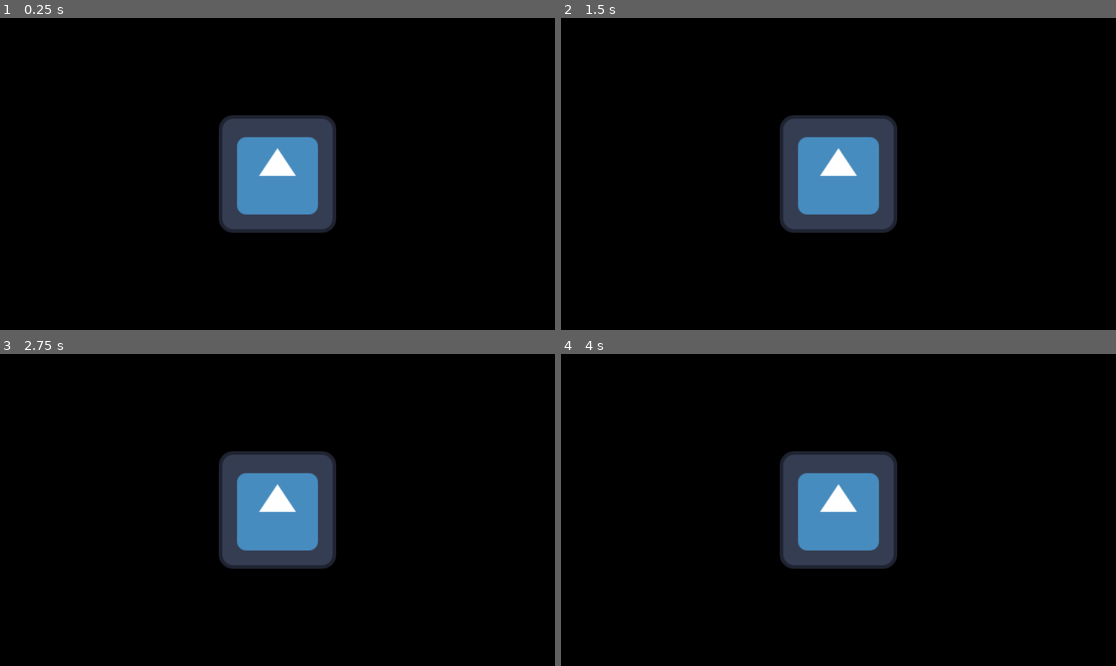
Above: before the commit, frames 1-4 (two rows, left to right).
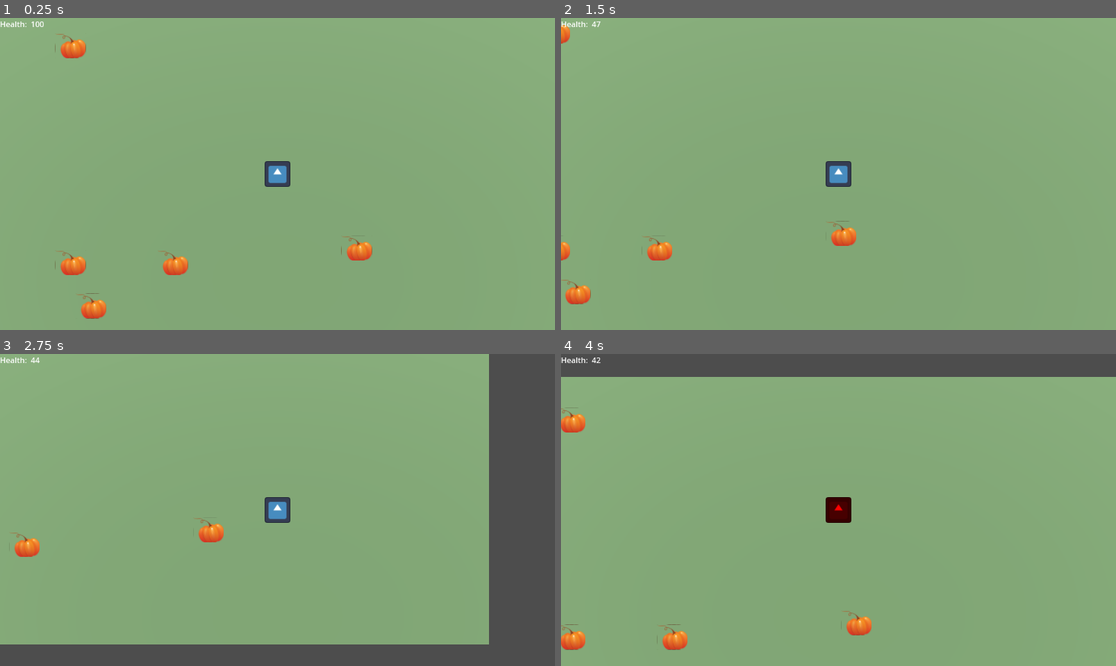
Above: after the commit, the same moments.

Repository: wattsUpJaz/Halloween2022
Game: Godot game, scene res://world.tscn
Two runs of this game, one before a commit and one after it. Both use one fixed random seed, a clock stepped at 60 frames per second and the inputs below. The engine's default icon, where the game draws it, is replaced by a stand-in: a white triangle on a blue panel in a dark square.
Inputs:
- Up to frame 1 (0.25 s): no input
- Up to frame 2 (1.5 s): tap Enter (ui_accept) at 0.5, 0.6, 0.77, 1.07, 1.35 s; hold Right (ui_right) 0.53-1.28 s; hold Down (ui_down) from 1.28 s (still down)
- Up to frame 3 (2.75 s): tap Enter (ui_accept) at 1.52, 1.82, 2.1 s; release Down (ui_down) at 2.03 s; hold Right (ui_right) from 2.03 s (still down)
- Up to frame 4 (4 s): release Right (ui_right) at 2.78 s; hold Up (ui_up) 2.78-3.53 s; tap Enter (ui_accept) at 2.85, 3.02, 3.32, 3.6, 3.77 s; hold Left (ui_left) from 3.53 s (still down)

The runs differ from the first frame. In frame 1, 100% of the frame differs, in the area x 0-100%, y 0-100%; in frame 2, 100%; in frame 3, 100%; in frame 4, 100%.

Commit message:
speed variance on low health mech

Diff:
--- /dev/null
+++ b/craft-resource.gd
@@ -0,0 +1,17 @@
+extends Area3D
+
+
+# Called when the node enters the scene tree for the first time.
+func _ready():
+	pass # Replace with function body.
+
+
+# Called every frame. 'delta' is the elapsed time since the previous frame.
+func _process(delta):
+	pass
+
+func _on_craft_resource_body_entered(body: Node3D):
+	var player = body as Player
+	if player:
+		player.add_pumpkin()
+		queue_free()
--- /dev/null
+++ b/craft-resource.tscn
@@ -0,0 +1,20 @@
+[gd_scene load_steps=4 format=3 uid="uid://balys50m7m6th"]
+
+[ext_resource type="Script" path="res://craft-resource.gd" id="1_7exjs"]
+[ext_resource type="Texture2D" uid="uid://ca60i1p6x4pa3" path="res://assets/pumpkin.png" id="2_l56f1"]
+
+[sub_resource type="BoxShape3D" id="BoxShape3D_3h1m0"]
+size = Vector3(1.204, 1, 0.929989)
+
+[node name="Craft Resource" type="Area3D"]
+transform = Transform3D(1, 0, 0, 0, 1, 0, 0, 0, 1, 0, 0.457135, 0)
+script = ExtResource("1_7exjs")
+
+[node name="CollisionShape3d" type="CollisionShape3D" parent="."]
+shape = SubResource("BoxShape3D_3h1m0")
+
+[node name="Sprite3d" type="Sprite3D" parent="."]
+transform = Transform3D(1, 0, 0, 0, 0.707107, 0.707107, 0, -0.707107, 0.707107, -0.125612, 0.00348943, 0)
+texture = ExtResource("2_l56f1")
+
+[connection signal="body_entered" from="." to="." method="_on_craft_resource_body_entered"]
--- a/player.gd
+++ b/player.gd
@@ -1,31 +1,61 @@
 extends CharacterBody3D
 
+class_name Player
 
 const SPEED = 5.0
-const JUMP_VELOCITY = 4.5
+var speed_multiplier: float = 1.0
+var rand_speeds: Array = [0.5, 2]
 
 # Get the gravity from the project settings to be synced with RigidBody nodes.
 var gravity = ProjectSettings.get_setting("physics/3d/default_gravity")
 
+# inventory
+var pumpkins = 0
+
+# stats
+var health = 49
+
+func _ready():
+	randomize()
 
 func _physics_process(delta):
 	# Add the gravity.
 	if not is_on_floor():
 		velocity.y -= gravity * delta
 
-	# Handle Jump.
-	if Input.is_action_just_pressed("ui_accept") and is_on_floor():
-		velocity.y = JUMP_VELOCITY
+	var speed = SPEED * speed_multiplier
 
 	# Get the input direction and handle the movement/deceleration.
 	# As good practice, you should replace UI actions with custom gameplay actions.
 	var input_dir = Input.get_vector("ui_left", "ui_right", "ui_up", "ui_down")
 	var direction = (transform.basis * Vector3(input_dir.x, 0, input_dir.y)).normalized()
 	if direction:
-		velocity.x = direction.x * SPEED
-		velocity.z = direction.z * SPEED
+		velocity.x = direction.x * speed
+		velocity.z = direction.z * speed
 	else:
-		velocity.x = move_toward(velocity.x, 0, SPEED)
-		velocity.z = move_toward(velocity.z, 0, SPEED)
+		velocity.x = move_toward(velocity.x, 0, speed)
+		velocity.z = move_toward(velocity.z, 0, speed)
 
 	move_and_slide()
+
+func add_pumpkin():
+	health += 10
+	if health > 50:
+		speed_multiplier = 1
+		$Sprite3d.modulate = Color(255,255,255,255)
+	#$Sprite3d/Label3d.text = str(pumpkins)
+
+func _on_health_timer_timeout():
+	health -= 1
+	$PlayerUI/HBoxContainer/HealthCount.text = str(health)
+
+func _on_movement_variance_timer_timeout():
+	if health < 50:
+		var change = randi_range(0,1)
+		change = 1
+		if change:
+			speed_multiplier = rand_speeds[randi_range(0,1)]
+			if speed_multiplier < 1:
+				$Sprite3d.modulate = Color(0,0,255,255)
+			elif speed_multiplier > 1:
+				$Sprite3d.modulate = Color(255,0,0,255)
--- /dev/null
+++ b/player.tscn
@@ -0,0 +1,66 @@
+[gd_scene load_steps=4 format=3 uid="uid://ie6l7jgk0e75"]
+
+[ext_resource type="Script" path="res://player.gd" id="1_fx837"]
+[ext_resource type="Texture2D" uid="uid://bp14e6il0gjmg" path="res://icon.svg" id="2_6ei8g"]
+
+[sub_resource type="BoxShape3D" id="BoxShape3D_wkvs5"]
+size = Vector3(1.304, 0.777, 0.729249)
+
+[node name="Player" type="CharacterBody3D"]
+script = ExtResource("1_fx837")
+
+[node name="Sprite3d" type="Sprite3D" parent="."]
+transform = Transform3D(1, 0, 0, 0, 0.707107, 0.707107, 0, -0.707107, 0.707107, 0, 0.602423, 0)
+alpha_cut = 2
+texture = ExtResource("2_6ei8g")
+
+[node name="Camera3d" type="Camera3D" parent="Sprite3d"]
+transform = Transform3D(1, 0, 0, 0, 0.999999, 0, 0, 0, 0.999999, 0, 0, 9.596)
+projection = 1
+size = 15.2532
+
+[node name="Label3d" type="Label3D" parent="Sprite3d"]
+transform = Transform3D(1, 0, 0, 0, 1, 0, 0, 0, 1, 0, 0.95, 0)
+visible = false
+pixel_size = 0.01
+text = "0"
+
+[node name="CollisionShape3d" type="CollisionShape3D" parent="."]
+transform = Transform3D(1, 0, 0, 0, 1.52215, 0, 0, 0, 1, 0, 0.606601, 0)
+shape = SubResource("BoxShape3D_wkvs5")
+
+[node name="PlayerUI" type="Control" parent="."]
+layout_mode = 3
+anchors_preset = 15
+anchor_right = 1.0
+anchor_bottom = 1.0
+grow_horizontal = 2
+grow_vertical = 2
+
+[node name="HBoxContainer" type="HBoxContainer" parent="PlayerUI"]
+anchors_preset = 10
+anchor_right = 1.0
+offset_bottom = 26.0
+grow_horizontal = 2
+
+[node name="HealthLabel" type="Label" parent="PlayerUI/HBoxContainer"]
+offset_right = 60.0
+offset_bottom = 26.0
+text = "Health: "
+
+[node name="HealthCount" type="Label" parent="PlayerUI/HBoxContainer"]
+offset_left = 64.0
+offset_right = 92.0
+offset_bottom = 26.0
+text = "100"
+
+[node name="HealthTimer" type="Timer" parent="."]
+wait_time = 0.5
+autostart = true
+
+[node name="MovementVarianceTimer" type="Timer" parent="."]
+wait_time = 3.0
+autostart = true
+
+[connection signal="timeout" from="HealthTimer" to="." method="_on_health_timer_timeout"]
+[connection signal="timeout" from="MovementVarianceTimer" to="." method="_on_movement_variance_timer_timeout"]
--- a/project.godot
+++ b/project.godot
@@ -7,6 +7,16 @@
 ;   param=value ; assign values to parameters
 
 config_version=5
+
+_global_script_classes=[{
+"base": "CharacterBody3D",
+"class": &"Player",
+"language": &"GDScript",
+"path": "res://player.gd"
+}]
+_global_script_class_icons={
+"Player": ""
+}
 
 [application]
 
--- /dev/null
+++ b/world.gd
@@ -0,0 +1,11 @@
+extends Node3D
+
+var craft_rsrc_scene: PackedScene = preload("res://craft-resource.tscn")
+var rsrc_count: int = 5
+
+func _ready():
+	randomize()
+	for _i in range(rsrc_count):
+		var instance: Area3D = craft_rsrc_scene.instantiate()
+		instance.position = Vector3(randi_range(-10,10),instance.position.y, randi_range(-10,10))
+		add_child(instance)
--- a/world.tscn
+++ b/world.tscn
@@ -1,10 +1,7 @@
-[gd_scene load_steps=7 format=3 uid="uid://bfkpnxpgu7qfv"]
+[gd_scene load_steps=6 format=3 uid="uid://bfkpnxpgu7qfv"]
 
-[ext_resource type="Script" path="res://player.gd" id="1_024yi"]
-[ext_resource type="Texture2D" uid="uid://bp14e6il0gjmg" path="res://icon.svg" id="1_gn6go"]
-
-[sub_resource type="BoxShape3D" id="BoxShape3D_wkvs5"]
-size = Vector3(1.30414, 0.777227, 0.002)
+[ext_resource type="Script" path="res://world.gd" id="1_75vlu"]
+[ext_resource type="PackedScene" uid="uid://ie6l7jgk0e75" path="res://player.tscn" id="1_fumg7"]
 
 [sub_resource type="StandardMaterial3D" id="StandardMaterial3D_nocyo"]
 albedo_color = Color(0.494118, 0.643137, 0.447059, 1)
@@ -15,27 +12,19 @@
 [sub_resource type="WorldBoundaryShape3D" id="WorldBoundaryShape3D_i55sf"]
 
 [node name="World" type="Node3D"]
+script = ExtResource("1_75vlu")
 
-[node name="OmniLight3d" type="OmniLight3D" parent="."]
-transform = Transform3D(1, 0, 0, 0, 1, 0, 0, 0, 1, 0, 6.96924, 7.00028)
-shadow_enabled = true
+[node name="Player" parent="." instance=ExtResource("1_fumg7")]
+transform = Transform3D(1, 0, 0, 0, 1, 0, 0, 0, 1, 0, 0.0695372, 0)
 
-[node name="Player" type="CharacterBody3D" parent="."]
-script = ExtResource("1_024yi")
+[node name="HBoxContainer" parent="Player/PlayerUI" index="0"]
+layout_mode = 3
 
-[node name="Sprite3d" type="Sprite3D" parent="Player"]
-transform = Transform3D(1, 0, 0, 0, 0.909113, 0.416551, 0, -0.416551, 0.909113, 0, 0.602423, 0)
-alpha_cut = 2
-texture = ExtResource("1_gn6go")
+[node name="HealthLabel" parent="Player/PlayerUI/HBoxContainer" index="0"]
+layout_mode = 3
 
-[node name="Camera3d" type="Camera3D" parent="Player/Sprite3d"]
-transform = Transform3D(1, 0, 0, 0, 1, 0, 0, 0, 1, 0, 1.19209e-07, 4.21725)
-projection = 1
-size = 3.3885
-
-[node name="CollisionShape3d" type="CollisionShape3D" parent="Player"]
-transform = Transform3D(1, 0, 0, 0, 1.52215, 0, 0, 0, 1, 0, 0.606601, 0)
-shape = SubResource("BoxShape3D_wkvs5")
+[node name="HealthCount" parent="Player/PlayerUI/HBoxContainer" index="1"]
+layout_mode = 3
 
 [node name="Ground" type="StaticBody3D" parent="."]
 
@@ -46,3 +35,9 @@
 
 [node name="CollisionShape3d" type="CollisionShape3D" parent="Ground"]
 shape = SubResource("WorldBoundaryShape3D_i55sf")
+
+[node name="DirectionalLight3d" type="DirectionalLight3D" parent="."]
+transform = Transform3D(1, 0, 0, 0, -4.37114e-08, 1, 0, -1, -4.37114e-08, 7.88439, 11.2848, -3.97996)
+shadow_blur = 0.0
+
+[editable path="Player"]
Binary file added: assets/pumpkin.png
Not shown, added: assets/pumpkin.png.import
